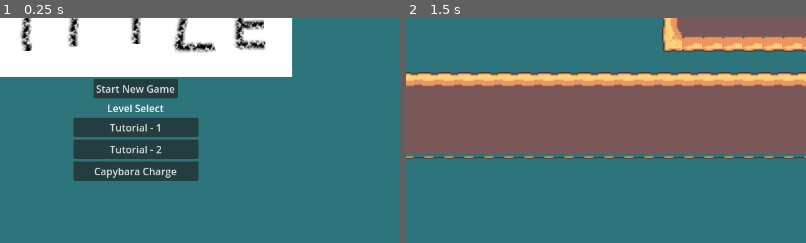
Above: before the commit, frames 1-2 (left to right).
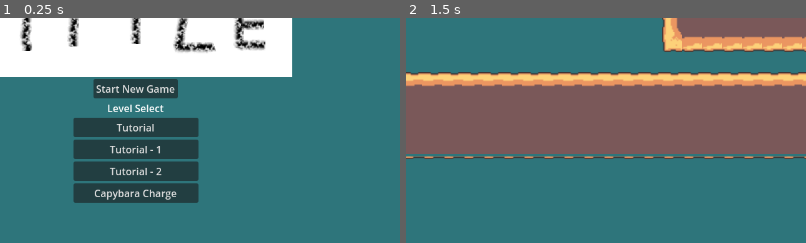
Above: after the commit, the same moments.

Repository: lhoffl/gmtk2024
Game: Godot game, scene res://transference/main_menu.tscn
Two runs of this game, one before a commit and one after it. Both use one fixed random seed, a clock stepped at 60 frames per second and the inputs below.
Inputs:
- Up to frame 1 (0.25 s): no input
- Up to frame 2 (1.5 s): click "Tutorial - 1" at 0.5 s; tap Enter at 1.25 s; hold D (player1_right) from 1.28 s (still down); tap Tab (swapBuddies) at 1.35 s
The pictures show only the part of the screen within x 33-83%, y 20-70%; the shares and areas given below are measured in that part.

The runs differ from the first frame. In frame 1, 3.5% of the frame differs, in the area x 18-50%, y 47-83%; in frame 2, nothing differs.
Error after the commit: Invalid access to property or key 'nextLevelSignal' on a base object of type 'Sprite2D'. (res://transference/world/World.gd:42)

Commit message:
level something

Diff:
--- a/transference/levels/debug_level.tscn
+++ b/transference/levels/debug_level.tscn
@@ -5,7 +5,6 @@
 [ext_resource type="PackedScene" uid="uid://dx2w53x2mtgvt" path="res://transference/environment/Spike/spike.tscn" id="3_hxq18"]
 [ext_resource type="PackedScene" uid="uid://dj4d1jh8gbbgd" path="res://transference/environment/Gate/door.tscn" id="4_l37x0"]
 [ext_resource type="PackedScene" uid="uid://c5c07wjrkmn81" path="res://transference/environment/Gate/button.tscn" id="5_qtkye"]
-[ext_resource type="Texture2D" uid="uid://c1ih5s0aoymtu" path="res://transference/characters/players/sprites/oasis.png" id="6_aowg2"]
 [ext_resource type="PackedScene" uid="uid://c27ontc004ns0" path="res://transference/environment/yuzu.tscn" id="7_uuqof"]
 [ext_resource type="Texture2D" uid="uid://d3kpyjnvkbvd2" path="res://transference/environment/Cloud/shift_tut1.png" id="8_c70cg"]
 [ext_resource type="Texture2D" uid="uid://ddvnbdcsg5kro" path="res://transference/environment/Cloud/changesize1.png" id="8_yl2tf"]
@@ -22,8 +21,7 @@
 [ext_resource type="Texture2D" uid="uid://be3thf87ifwg3" path="res://transference/environment/Cloud/shift_tut9.png" id="16_hkeso"]
 [ext_resource type="Texture2D" uid="uid://biayx6ccukgba" path="res://transference/environment/Cloud/shift_tut10.png" id="17_qrmpl"]
 [ext_resource type="Script" path="res://transference/Levels/animated_sprite_2d.gd" id="18_wrc2d"]
-[ext_resource type="PackedScene" path="res://transference/environment/yuzu.tscn" id="7_uuqof"]
-[ext_resource type="PackedScene" uid="uid://mbg4hpuqs78" path="res://transference/environment/Tree/tree.tscn" id="8_23ero"]
+[ext_resource type="PackedScene" uid="uid://ct3m64g5qtagh" path="res://transference/oasis.tscn" id="22_jrmue"]
 
 [sub_resource type="TileSetAtlasSource" id="TileSetAtlasSource_0hmsf"]
 texture = ExtResource("2_gftqb")
@@ -120,7 +118,7 @@
 "speed": 5.0
 }]
 
-[node name="DebugLevel" type="Node2D"]
+[node name="DebugLevel2" type="Node2D"]
 
 [node name="Player_1" parent="." instance=ExtResource("1_hjuxx")]
 position = Vector2(24, 320)
@@ -170,10 +168,6 @@
 [node name="Button3" parent="." instance=ExtResource("5_qtkye")]
 position = Vector2(794, 520)
 
-[node name="Oasis" type="Sprite2D" parent="."]
-position = Vector2(828, 497)
-texture = ExtResource("6_aowg2")
-
 [node name="Yuzu" parent="." instance=ExtResource("7_uuqof")]
 position = Vector2(445, 220)
 
@@ -188,3 +182,6 @@
 position = Vector2(137, 442)
 sprite_frames = SubResource("SpriteFrames_bbme3")
 script = ExtResource("18_wrc2d")
+
+[node name="Oasis" parent="." instance=ExtResource("22_jrmue")]
+position = Vector2(829, 498)
--- a/transference/main_menu.gd
+++ b/transference/main_menu.gd
@@ -1,6 +1,7 @@
 extends Control
 
 var levels = {
+	"Tutorial": "debug_level",
 	"Tutorial - 1": "tutorial_level_1",
 	"Tutorial - 2": "tutorial_level_2",
 	"Capybara Charge": "level_capybara_charge"
@@ -8,6 +9,8 @@
 @onready var _world : CapyWorld = $World
 @onready var _level_select_menu = $CanvasLayer/MarginContainer/VBoxContainer/ScrollContainer/HBoxContainer
 @onready var _canvas = $CanvasLayer
+
+var level_index = 0
 
 func _ready() -> void:
 	addLevelsToSelect()
@@ -23,7 +26,13 @@
 	pass
 
 func _on_start_new_game_pressed() -> void:
-	print_debug("start new game pressed")
+	level_index = 0
+	_world.load_level(levels.get(levels.keys()[level_index]))
+
+func next_level():
+	level_index += 1
+	if levels.size() < level_index:
+		_world.load_level(levels.get(levels.keys()[level_index]))
 
 func _on_level_pressed(x) -> void:
 	_world.show()
--- /dev/null
+++ b/transference/oasis.gd
@@ -0,0 +1,9 @@
+extends Node2D
+
+signal nextLevelSignal
+
+func _ready() -> void:
+	$AnimatedSprite2D.play("default")
+
+func next_level():
+	nextLevelSignal.emit()
--- /dev/null
+++ b/transference/oasis.tscn
@@ -0,0 +1,34 @@
+[gd_scene load_steps=5 format=3 uid="uid://ct3m64g5qtagh"]
+
+[ext_resource type="Script" path="res://transference/oasis.gd" id="1_7noj3"]
+[ext_resource type="Texture2D" uid="uid://c1ih5s0aoymtu" path="res://transference/characters/players/sprites/oasis.png" id="1_hupeg"]
+
+[sub_resource type="RectangleShape2D" id="RectangleShape2D_rpfgk"]
+size = Vector2(64, 64)
+
+[sub_resource type="SpriteFrames" id="SpriteFrames_y8dk1"]
+animations = [{
+"frames": [{
+"duration": 1.0,
+"texture": ExtResource("1_hupeg")
+}],
+"loop": true,
+"name": &"default",
+"speed": 5.0
+}]
+
+[node name="Oasis" type="Node2D"]
+script = ExtResource("1_7noj3")
+
+[node name="Area2D" type="Area2D" parent="."]
+collision_layer = 2
+collision_mask = 2
+
+[node name="CollisionShape2D" type="CollisionShape2D" parent="Area2D"]
+shape = SubResource("RectangleShape2D_rpfgk")
+
+[node name="AnimatedSprite2D" type="AnimatedSprite2D" parent="."]
+texture_filter = 1
+sprite_frames = SubResource("SpriteFrames_y8dk1")
+
+[connection signal="nextLevelSignal" from="." to="." method="_on_next_level_signal"]
--- a/transference/world/World.gd
+++ b/transference/world/World.gd
@@ -4,10 +4,12 @@
 @export var level_num = 0
 @onready var viewport = $VBoxContainer/SubViewportContainer/SubViewport
 var level_instance
+var oasis
 
 func load_level(level_name):
 	if viewport.get_child_count() > 1:
 		viewport.remove_child(viewport.get_child(1))
+		oasis.nextLevelSignal.disconnect()
 
 	var level_path := "res://transference/Levels/%s.tscn" % level_name
 	var level_resource := load(level_path)
@@ -35,5 +37,9 @@
 			var remote_transform := RemoteTransform2D.new()
 			remote_transform.remote_path = node.camera.get_path()
 			node.player.get_node_or_null("CharacterBody2D").add_child(remote_transform)
+
+		oasis = $VBoxContainer/SubViewportContainer/SubViewport/CurrentLevel/Oasis
+		oasis.nextLevelSignal.connect(load_level)
+
 	else:
 		print("RUH ROH")
